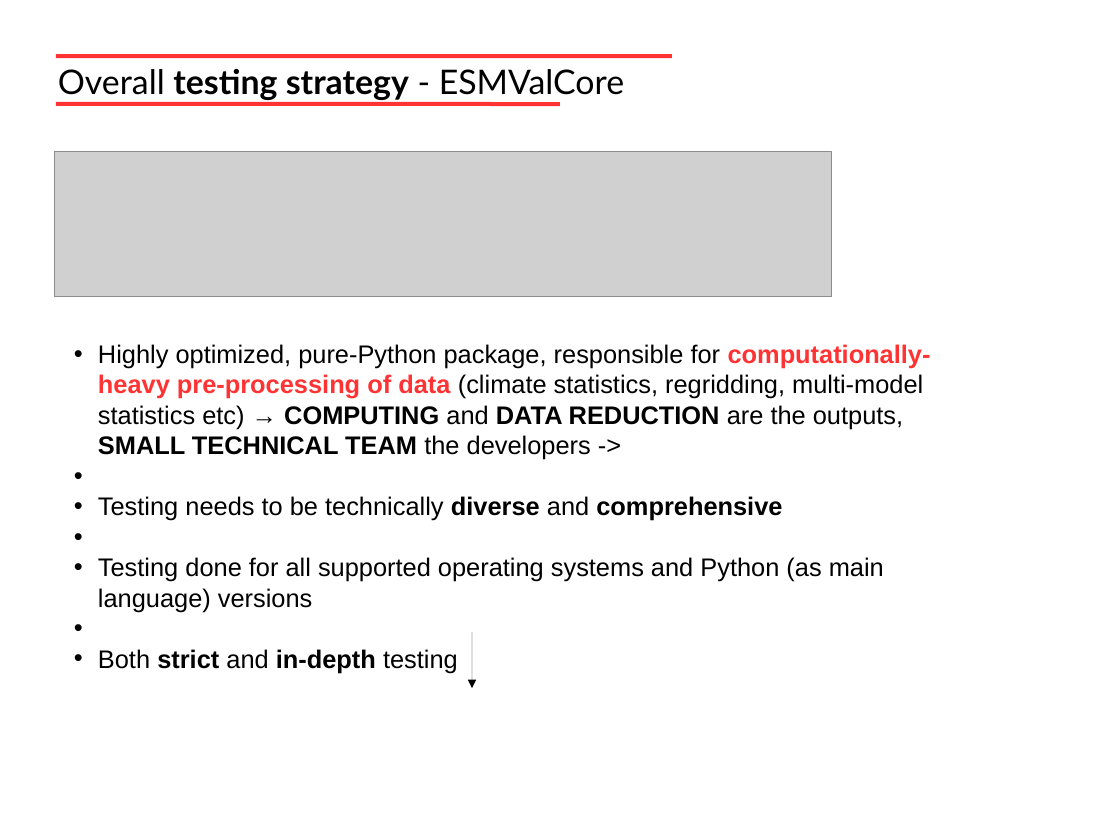
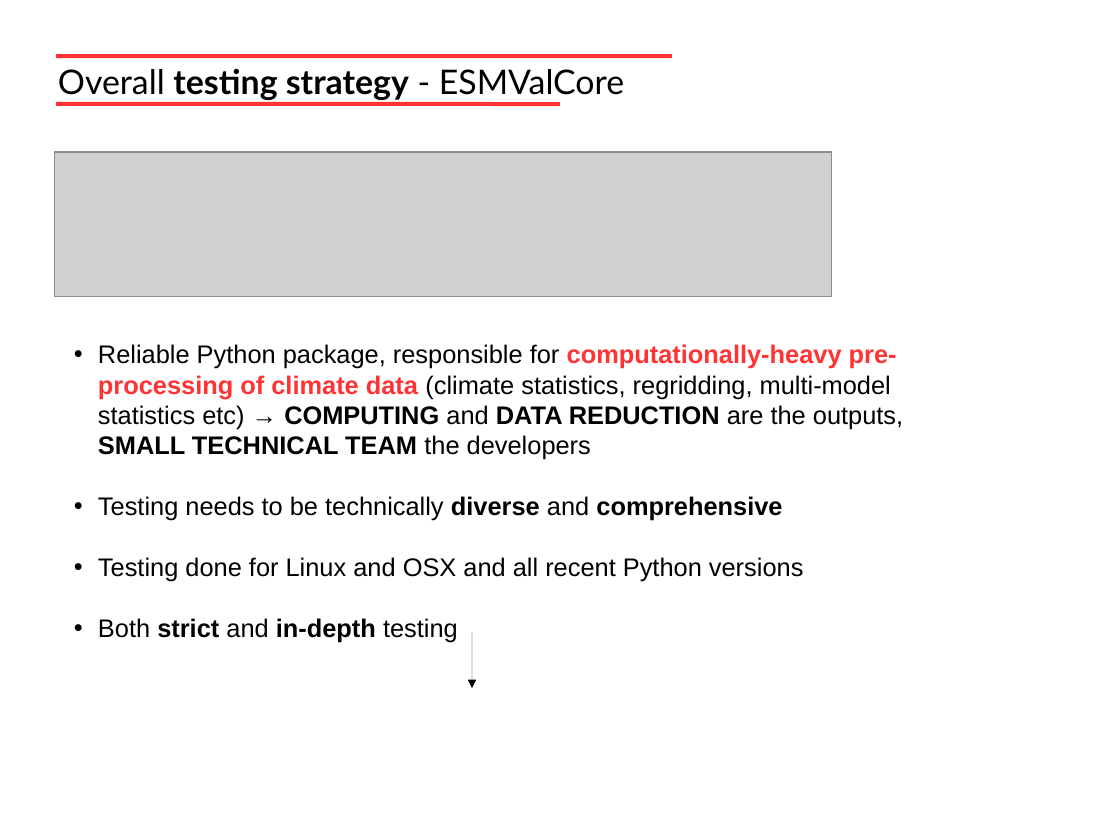
Before and after one commit to valeriupredoi/NCAR_Correctness_Workshop_9-10Nov2023_Talk, a slide deck: slide 5 of Predoi_Andela_Reliable-and-reproducible-Earth-System-Model-data-analysis-with-ESMValTool.pptx. Drawn at 1120x840 pixels with LibreOffice and Linux fonts; fonts in the diff are those of the drawing; grey boxes stand for pictures. Boxes give left, top, right and bottom in pixels: in the first picture for what was removed or moved away, otherwise in the second. Text is boxed around its words. In the diff, an @@ line names an element or a change of style, - is before the commit and + after.

```diff
--- a/Predoi_Andela_Reliable-and-reproducible-Earth-System-Model-data-analysis-with-ESMValTool.pptx
+++ b/Predoi_Andela_Reliable-and-reproducible-Earth-System-Model-data-analysis-with-ESMValTool.pptx
@@ text at (x1=98, y1=344, x2=903, y2=460): text changed @@
-• Highly optimized, pure-Python package, responsible for computationally-heavy pre-processing of data (climate statistics, regridding, multi-model statistics etc) → COMPUTING and DATA REDUCTION are the outputs, SMALL TECHNICAL TEAM the developers ->
+• Reliable Python package, responsible for computationally-heavy pre-processing of climate data (climate statistics, regridding, multi-model statistics etc) → COMPUTING and DATA REDUCTION are the outputs, SMALL TECHNICAL TEAM the developers
@@ text at (x1=98, y1=557, x2=804, y2=582): text changed @@
-• Testing done for all supported operating systems and Python (as main language) versions
+• Testing done for Linux and OSX and all recent Python versions
```
Also in this commit, not shown: 7 other slides changed, 1 slide added, 1 other file.
